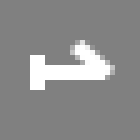
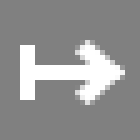
Comparing the layer stacks of the two 140 x 140 images. Changes:
added layer "Shape 1 copy 3" above "Shape 1 copy 2" over [75, 65, 125, 105]
added layer "Shape 1 copy 2" above "Shape 1" over [75, 40, 125, 80]
hid "Shape 1" (1st of 2), painted on it over [70, 40, 120, 85]
painted on "Shape 1" (2nd of 2) over [20, 45, 45, 100]
